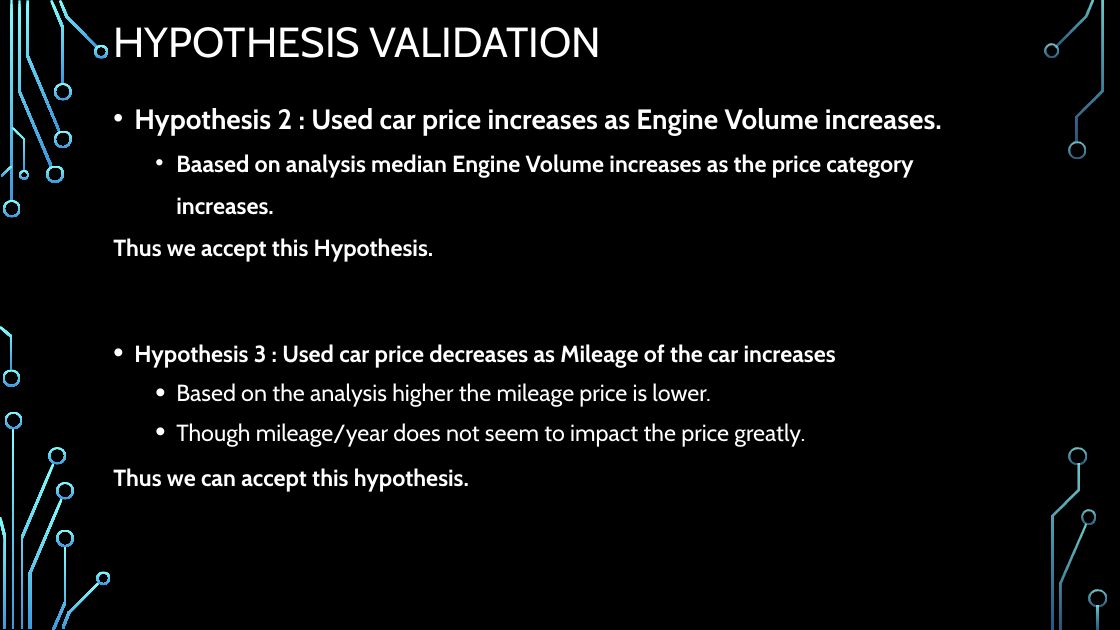
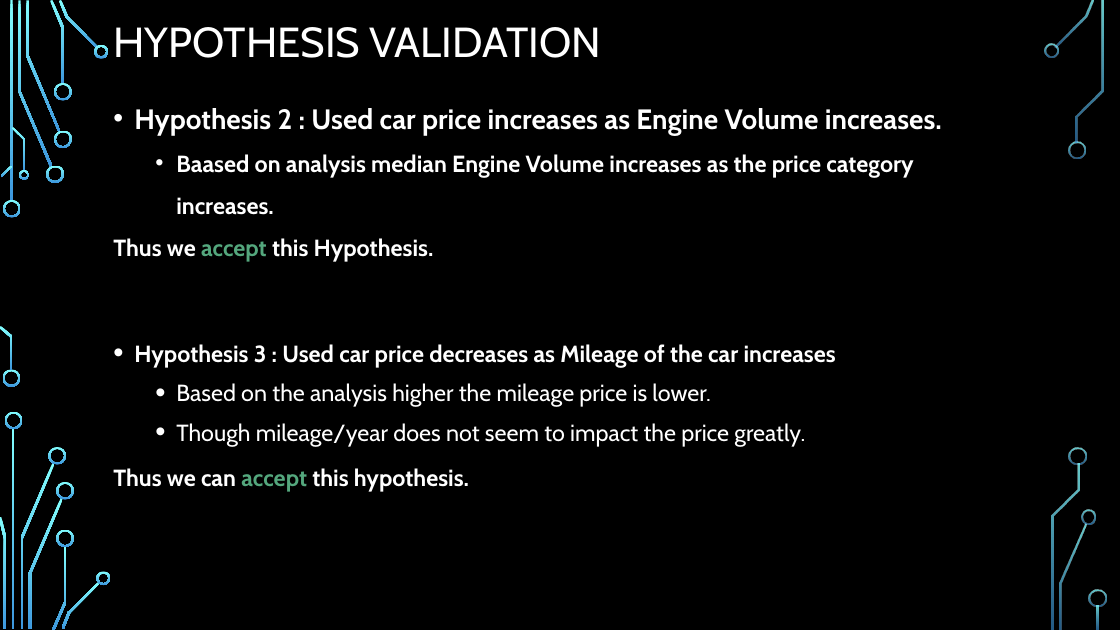
Before and after one commit to dhp6106/insaid-projects, a slide deck: slide 5 of term1/projects/CarSales/Term1-EDAProject-CarSales-DhavalParikh.pptx (slide 3 before the commit). Drawn at 1120x630 pixels with LibreOffice and Linux fonts; fonts in the diff are those of the drawing; background and template pictures are left out. Boxes give left, top, right and bottom in pixels: in the first picture for what was removed or moved away, otherwise in the second. Text is boxed around its words. In the diff, an @@ line names an element or a change of style, - is before the commit and + after.

```diff
--- a/term1/projects/CarSales/Term1-EDAProject-CarSales-DhavalParikh.pptx
+++ b/term1/projects/CarSales/Term1-EDAProject-CarSales-DhavalParikh.pptx
@@ text at (113, 238, 434, 262): text colour #FFFFFF to #54A77D in "accept" @@
@@ text at (113, 468, 469, 492): text colour #FFFFFF to #54A77D in "accept" @@
```
Also in this commit, not shown: 4 other slides changed.
